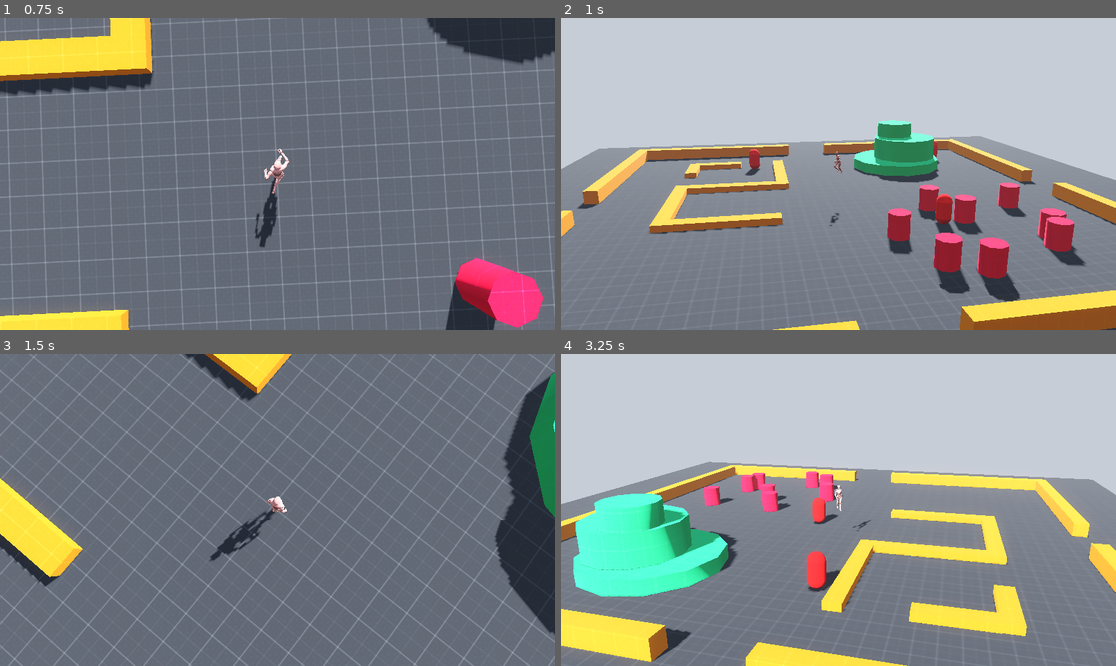
Above: before the commit, frames 1-4 (two rows, left to right).
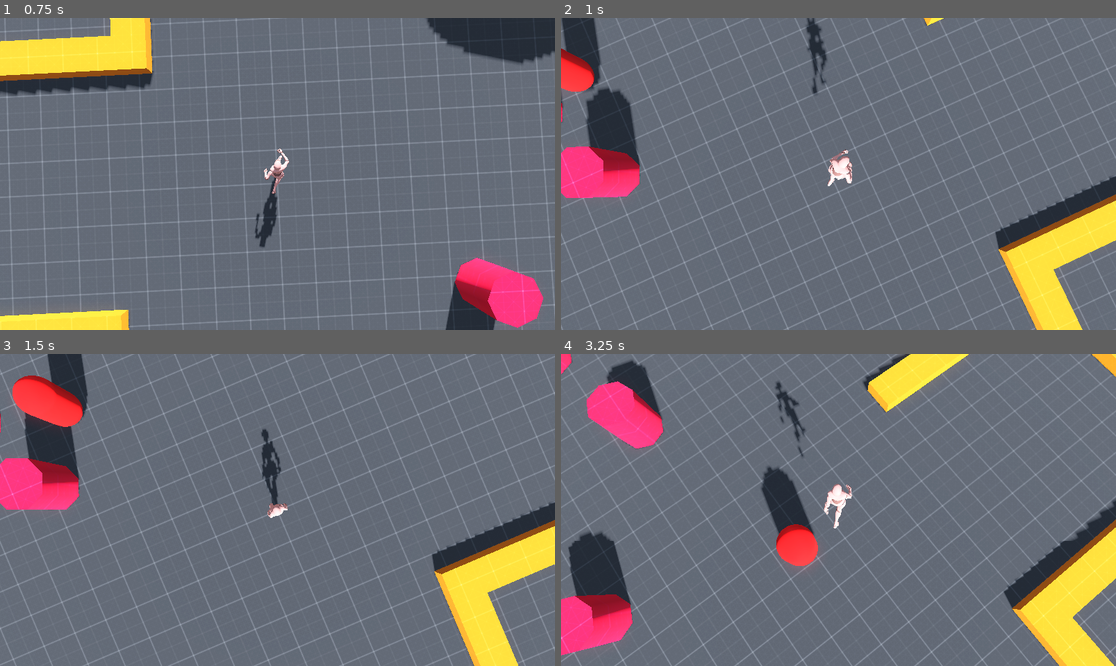
Above: after the commit, the same moments.

Repository: Bloombeard/diamond-heist
Game: Godot game, scene res://scenes/test_arena.tscn
Same seed, same stepped clock (60 frames per second), same inputs: the game is played once before the commit and once after it. This scene is started directly instead of the project's main scene.
Inputs:
- Up to frame 1 (0.75 s): hold D (move_right) from 0.53 s (still down); hold Shift (run) from 0.53 s (still down)
- Up to frame 2 (1 s): keep holding D (move_right); keep holding Shift (run); tap Space (jump) at 0.77 s
- Up to frame 3 (1.5 s): release D (move_right) at 1.28 s; release Shift (run) at 1.28 s; hold S (move_backward) from 1.28 s (still down); tap Shift (run) at 1.35 s
- Up to frame 4 (3.25 s): tap Space (jump) at 1.52, 3.02 s; release S (move_backward) at 2.03 s; hold D (move_right) 2.03-2.78 s; hold Shift (run) 2.03-2.78 s; hold W (move_forward) from 2.78 s (still down); tap Shift (run) at 2.85 s

Frame 1 is identical in both runs. In frame 2, 77% of the frame differs, in the area x 0-100%, y 0-100%; in frame 3, 27%; in frame 4, 78%.

Commit message:
tweaked test_arena camera area

Diff:
--- a/scenes/test_arena.tscn
+++ b/scenes/test_arena.tscn
@@ -36,7 +36,8 @@
 point_count = 4
 
 [sub_resource type="CylinderShape3D" id="CylinderShape3D_ica0y"]
-radius = 14.2
+height = 10.0
+radius = 14.23
 
 [sub_resource type="NavigationMesh" id="NavigationMesh_gq0uu"]
 vertices = PackedVector3Array(-24.25, 0.1500001, -16.5, -19, 0.1500001, -16.25, -19, 0.1500001, -17.75, -18.5, 0.150000 …(4773 unchanged characters)…
Not shown: 1 places in scenes/test_arena.tscn that only renumber resources
